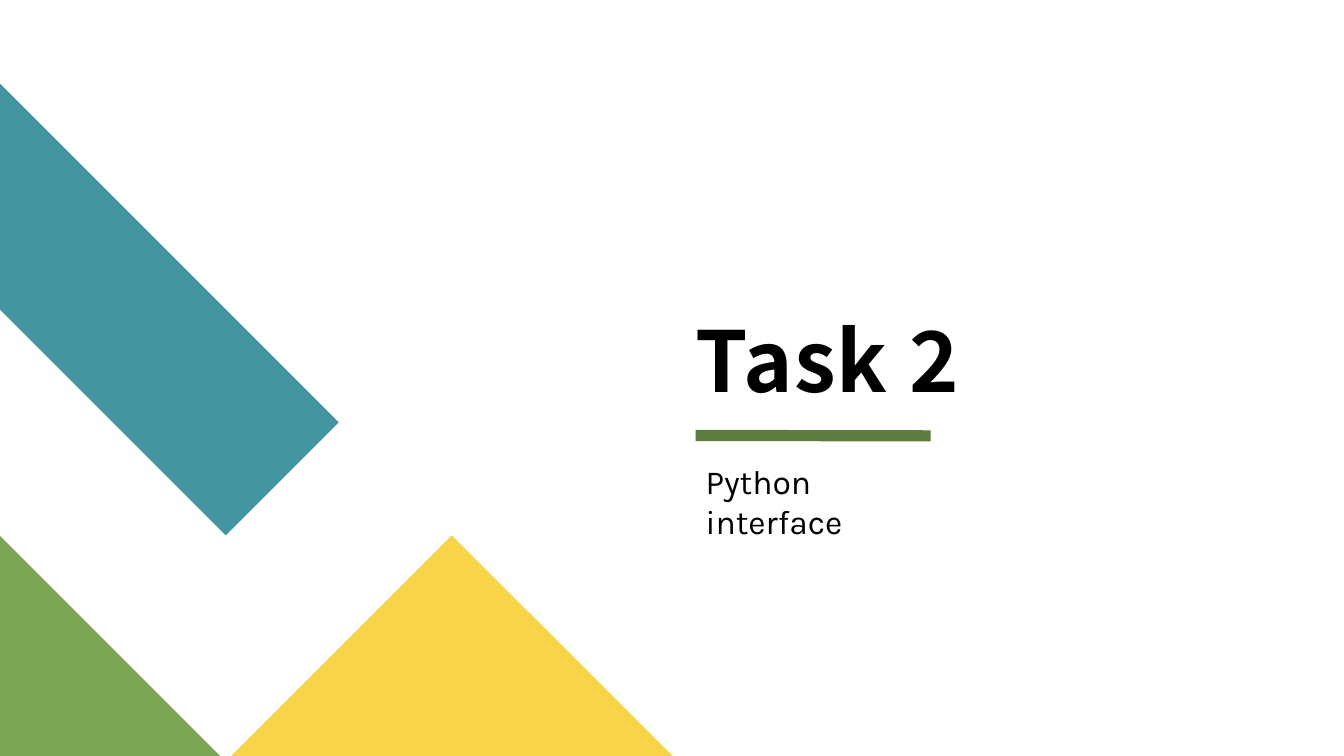
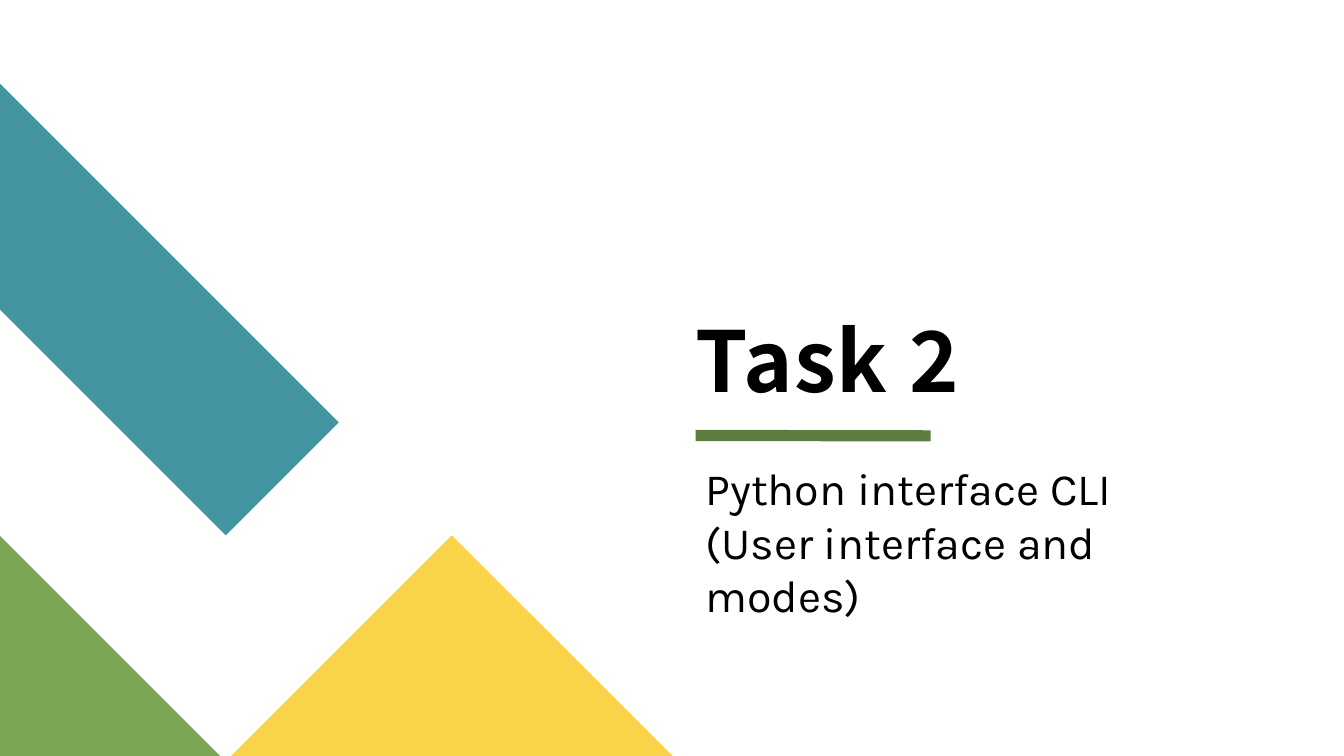
Before and after one commit to mooncakes0/ECE2071_project_F08, a slide deck: slide 6 of ECE2071_Project_F08_PPTslides.pptx (slide 5 before the commit). Drawn at 1344x756 pixels with LibreOffice and Linux fonts; fonts in the diff are those of the drawing. Boxes give left, top, right and bottom in pixels: in the first picture for what was removed or moved away, otherwise in the second. Text is boxed around its words. In the diff, an @@ line names an element or a change of style, - is before the commit and + after.

```diff
--- a/ECE2071_Project_F08_PPTslides.pptx
+++ b/ECE2071_Project_F08_PPTslides.pptx
@@ text at box(705, 474, 1111, 617): text changed; size 24 to 32 pt @@
-Python interface
+Python interface CLI
+(User interface and modes)
```
Also in this commit, not shown: 2 slides added, 6 slides removed, 1 other file.
